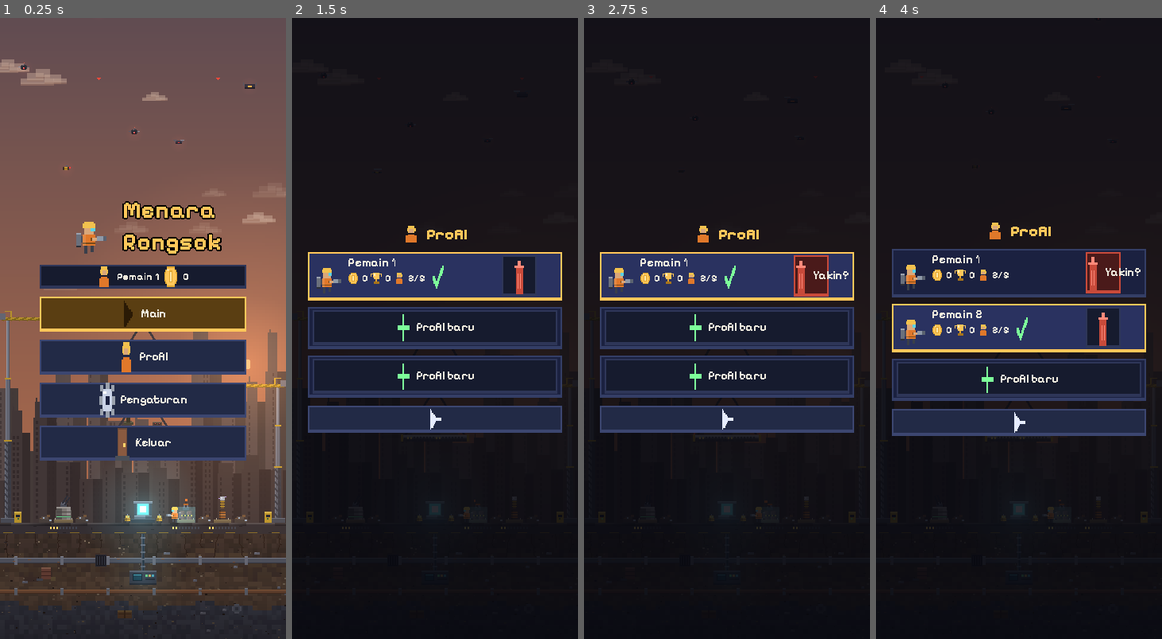
Above: before the commit, frames 1-4 (left to right).
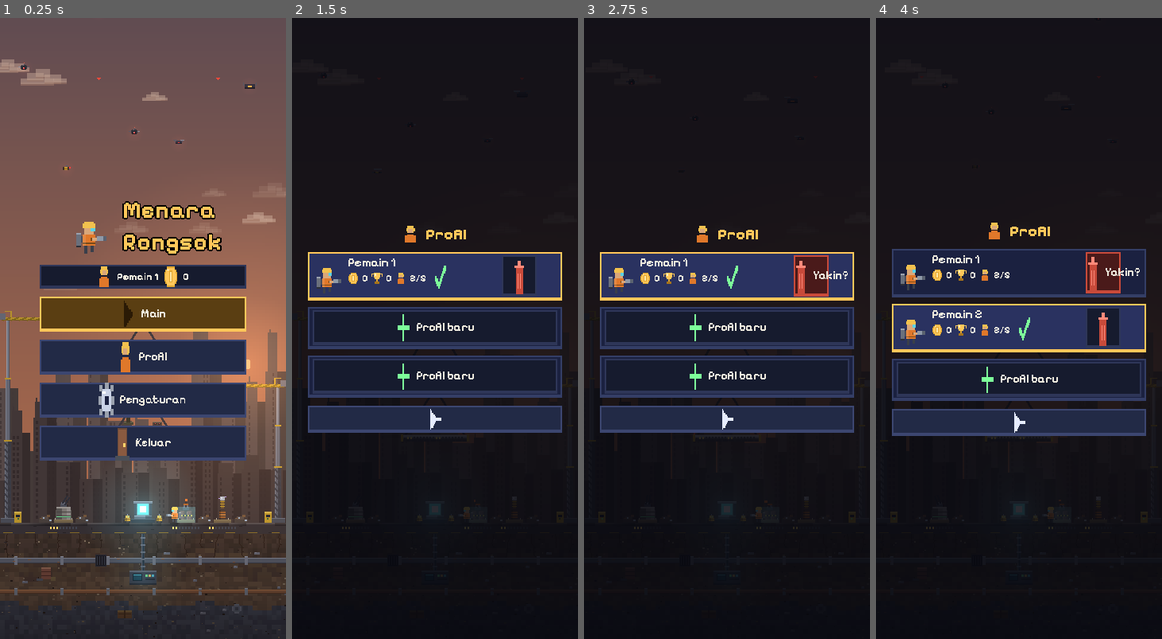
Above: after the commit, the same moments.

Repository: onicoode/menara
Game: Godot game, scene res://scenes/main.tscn
The game is run twice, just before and just after one commit, with the same random seed, the same clock (stepped at 60 frames per second) and the same inputs.
Inputs (mouse positions are in pixels of both pictures, inside the frame that each line leads up to):
- Up to frame 1 (0.25 s): no input
- Up to frame 2 (1.5 s): click (435, 278) at 0.52 s; click (403, 278) at 1.27 s
- Up to frame 3 (2.75 s): click (809, 278) at 2.02 s
- Up to frame 4 (4 s): click (1019, 328) at 2.77 s; click (1121, 328) at 3.52 s

The runs differ from the first frame. In frame 1, 0.3% of the frame differs, in the area x 34-66%, y 41-69%; in frame 2, 0.2%; in frame 3, 0.2%; in frame 4, 0.3%, in the area x 21-93%, y 32-59%.

Commit message:
Godot: export Android AAB/Web, CI workflow, privacy policy, docs, font and audio fixes
Co-Authored-By: Claude Sonnet 5.5 <noreply@anthropic.com>
Claude-Session: https://claude.ai/code/session_01P9fwhpm9b33ZQBovZi5iKz

Diff:
--- a/godot/project.godot
+++ b/godot/project.godot
@@ -5,6 +5,7 @@
 config/name="Menara Rongsok"
 run/main_scene="res://scenes/main.tscn"
 config/features=PackedStringArray("4.4", "Mobile")
+config/icon="res://assets/icon-512.png"
 
 [autoload]
 Balance="*res://scripts/balance.gd"
--- a/godot/scripts/audio.gd
+++ b/godot/scripts/audio.gd
@@ -1,6 +1,6 @@
 extends Node
 ## Autoload "Audio": semua suara disintesis lewat kode (tanpa berkas), port dari vaud.js.
-## SFX dirender sekali saat start (thread), musik dirender sebagai loop (menu, siang, malam).
+## SFX dirender sekali saat start (dicicil per frame), musik dirender sebagai loop (menu, siang, malam).
 
 const R := 22050
 const RM := 16000
@@ -17,7 +17,6 @@
 var pidx := 0
 var mus_p := {}            # nama -> AudioStreamPlayer
 var last := {}
-var thread: Thread
 var mode := 0              # 0 hening, 1 main, 2 menu
 var dark := 0.0
 var th_p: AudioStreamPlayer
@@ -26,6 +25,7 @@
 var cf := 880.0
 var bg := false
 var _rs := 12345
+var _t0 := 0
 
 func _ready() -> void:
 	process_mode = Node.PROCESS_MODE_ALWAYS
@@ -42,13 +42,14 @@
 	add_child(th_p)
 	ch_p = AudioStreamPlayer.new()
 	add_child(ch_p)
-	thread = Thread.new()
-	thread.start(_render_all)
+	_render_all.call_deferred()
 	apply_settings()
 
-func _exit_tree() -> void:
-	if thread != null and thread.is_started():
-		thread.wait_to_finish()
+## beri kesempatan frame bila sudah memakai > 6 ms (render dicicil di thread utama, kompatibel Web)
+func _slice() -> void:
+	if Time.get_ticks_usec() - _t0 > 6000:
+		await get_tree().process_frame
+		_t0 = Time.get_ticks_usec()
 
 # ---------- sintesis ----------
 func _rnd() -> float:
@@ -352,9 +353,13 @@
 	return b
 
 func _render_all() -> void:
+	_t0 = Time.get_ticks_usec()
 	var out := {}
+	var cnt := 0
 	for n in NAMES:
 		out[n] = _to_wav(_sfx_buf(n), R, 3.0)
+		cnt += 1
+		await _slice()
 	# loop tipis untuk jetpack dan charge
 	var tb = PackedFloat32Array()
 	tb.resize(R)
@@ -368,9 +373,9 @@
 		cb[i] = (4.0 * absf((ph - floor(ph)) - .5) - 1.0) * .15
 	out["_charge"] = _to_wav(cb, R, 2.0, true)
 	# musik
-	out["menu"] = _render_menu()
-	out["day"] = _render_play(0.0)
-	out["night"] = _render_play(1.0)
+	out["menu"] = await _render_menu()
+	out["day"] = await _render_play(0.0)
+	out["night"] = await _render_play(1.0)
 	call_deferred("_done", out)
 
 func _done(out: Dictionary) -> void:
@@ -395,6 +400,7 @@
 	b.resize(int(64 * st * RM))
 	var aw = 1.0 - d
 	for i in 64:
+		await _slice()
 		var when = i * st
 		var bar = (i >> 3) & 7
 		var s = i & 7
@@ -419,6 +425,7 @@
 	var b = PackedFloat32Array()
 	b.resize(int(64 * st * RM))
 	for i in 64:
+		await _slice()
 		var when = i * st
 		var bar = (i >> 3) & 7
 		var s = i & 7
--- a/godot/scripts/uk.gd
+++ b/godot/scripts/uk.gd
@@ -13,12 +13,11 @@
 static func fonts() -> void:
 	if font_b != null:
 		return
-	font_b = FontFile.new()
-	font_b.load_dynamic_font("res://assets/fonts/pixelify-sans-latin-700-normal.woff2")
-	font_b.antialiasing = TextServer.FONT_ANTIALIASING_NONE
-	font_m = FontFile.new()
-	font_m.load_dynamic_font("res://assets/fonts/pixelify-sans-latin-500-normal.woff2")
-	font_m.antialiasing = TextServer.FONT_ANTIALIASING_NONE
+	font_b = load("res://assets/fonts/pixelify-sans-latin-700-normal.woff2")
+	font_m = load("res://assets/fonts/pixelify-sans-latin-500-normal.woff2")
+	for f in [font_b, font_m]:
+		if f is FontFile:
+			f.antialiasing = TextServer.FONT_ANTIALIASING_NONE
 
 static func theme() -> Theme:
 	fonts()
Not shown, added: godot/assets/fonts/pixelify-sans-latin-500-normal.woff2.import
Not shown, added: godot/assets/fonts/pixelify-sans-latin-700-normal.woff2.import
Binary file added: godot/assets/icon-192.png
Not shown, added: godot/assets/icon-192.png.import
Binary file added: godot/assets/icon-512.png
Not shown, added: godot/assets/icon-512.png.import
Not shown, added: godot/scripts/audio.gd.uid
Not shown, added: godot/tests/audiotest.gd.uid
Not shown, added: godot/tests/inputtest.gd.uid
Not shown, added: godot/tests/playtest.gd.uid
Not shown, added: .github/workflows/godot.yml
Not shown, changed: CATATAN-LANJUT.md
(and 5 more such lines)
